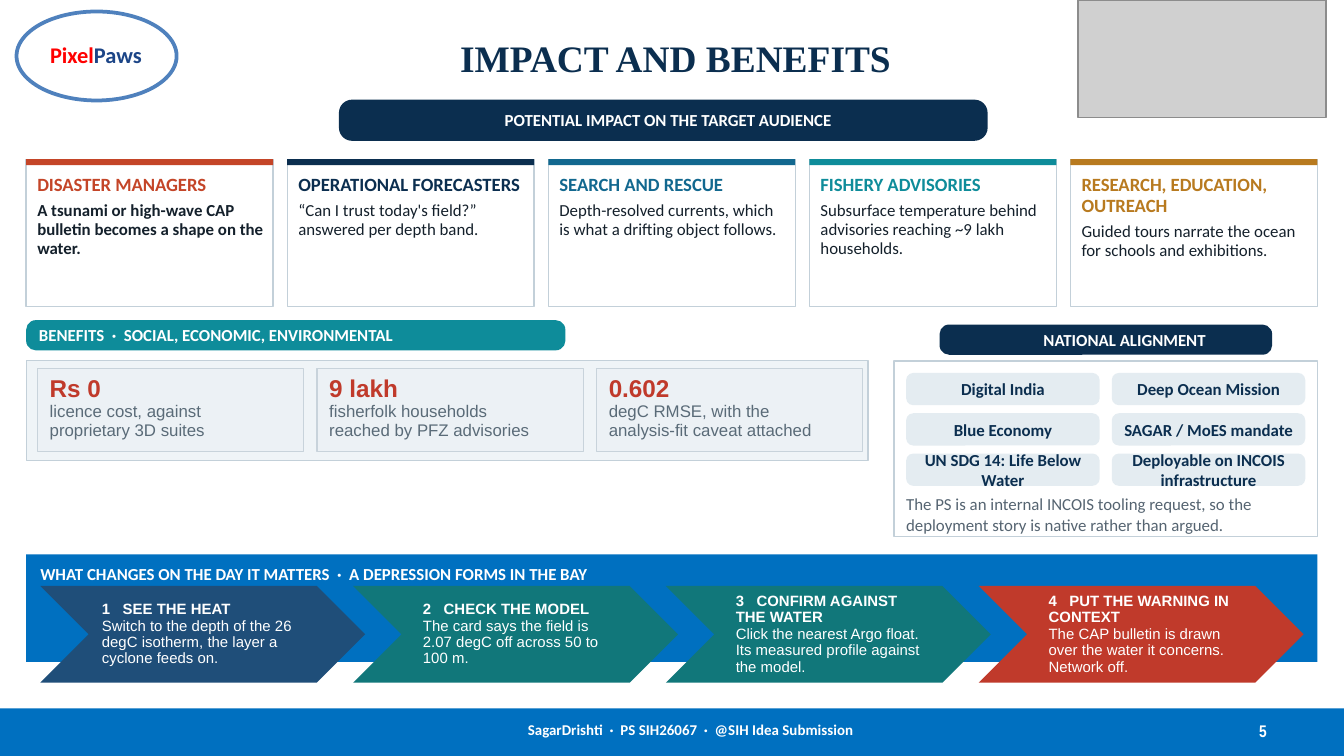
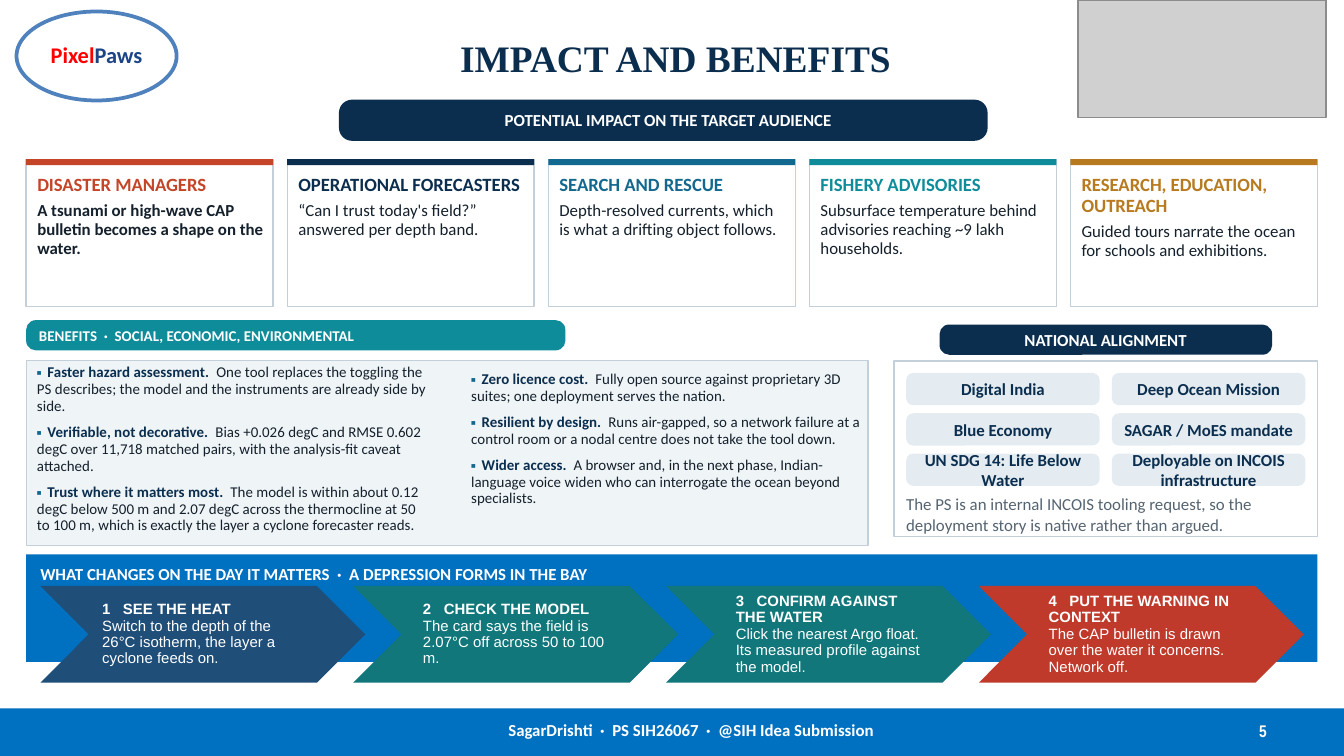
Before and after one commit to MONSTERBOY110/SagarDrishti, a slide deck: slide 5 of docs/submission/PixelPaws_SIH2026.pptx. Drawn at 1344x756 pixels with LibreOffice and Linux fonts; fonts in the diff are those of the drawing; grey boxes stand for pictures. Boxes give left, top, right and bottom in pixels: in the first picture for what was removed or moved away, otherwise in the second. Text is boxed around its words. In the diff, an @@ line names an element or a change of style, - is before the commit and + after.

Commit message:
ppt changes

```diff
--- a/docs/submission/PixelPaws_SIH2026.pptx
+++ b/docs/submission/PixelPaws_SIH2026.pptx
@@ rounded rectangle "BENEFITS · SOCIAL, ECONOMIC, ENVIRONMENTAL" at (27,320,566,351): size 9 to 8 pt @@
@@ rectangle: place and size @@
-rectangle at (26,362,867,461)
+rectangle at (26,362,867,546)
@@ text added at (37,366,422,533), 8 pt, text #14202B @@
+▪ Faster hazard assessment. One tool replaces the toggling the PS describes; the model and the instruments are already side by side.
+▪ Verifiable, not decorative. Bias +0.026 degC and RMSE 0.602 degC over 11,718 matched pairs, with the analysis-fit caveat attached.
+▪ Trust where it matters most. The model is within about 0.12 degC below 500 m and 2.07 degC across the thermocline at 50 to 100 m, which is exactly the layer a cyclone forecaster reads.
@@ rectangle removed at (38,368,304,452) @@
@@ text removed at (50,380,205,440) @@
-Rs 0
-licence cost, against
-proprietary 3D suites
@@ rectangle removed at (317,368,583,452) @@
@@ text removed at (329,379,529,440) @@
-9 lakh
-fisherfolk households
-reached by PFZ advisories
@@ text added at (471,373,860,506), 8 pt, text #14202B @@
+▪ Zero licence cost. Fully open source against proprietary 3D suites; one deployment serves the nation.
+▪ Resilient by design. Runs air-gapped, so a network failure at a control room or a nodal centre does not take the tool down.
+▪ Wider access. A browser and, in the next phase, Indian-language voice widen who can interrogate the ocean beyond specialists.
@@ rectangle removed at (597,368,863,452) @@
@@ text removed at (609,380,811,440) @@
-0.602
-degC RMSE, with the
-analysis-fit caveat attached
@@ proportions changed in 4 elements at (667,586,992,683), (978,586,1304,683), (40,586,366,683), (353,586,679,683) @@
@@ text in chevron at (102,620,275,666): text changed @@
-Switch to the depth of the 26 degC isotherm, the layer a cyclone feeds on.
+Switch to the depth of the 26°C isotherm, the layer a cyclone feeds on.
@@ text in chevron at (423,620,604,663): text changed @@
-The card says the field is 2.07 degC off across 50 to 100 m.
+The card says the field is 2.07°C off across 50 to 100 m.
@@ text "SagarDrishti · PS SIH26067 · ..." at (508,724,873,739): size 8 to 9 pt @@
```
Also in this commit, not shown: 5 other slides changed, 2 other files.
